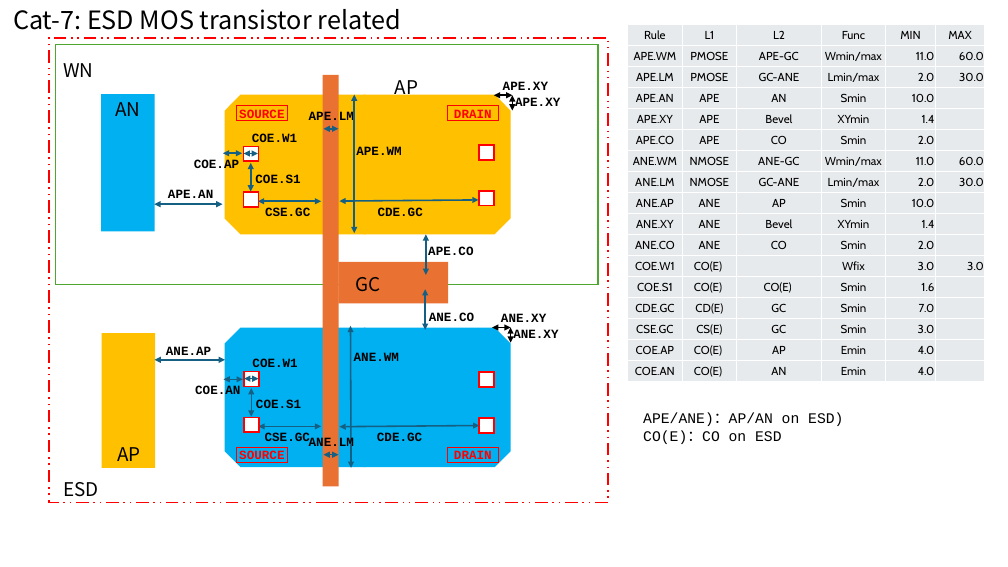
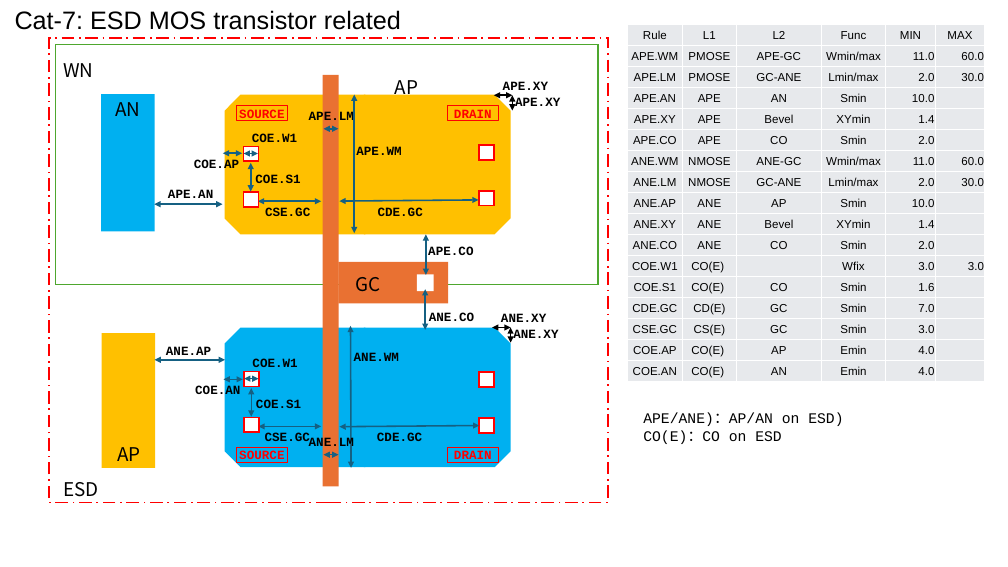
Before and after one commit to d-m-bailey/TR-1um, a slide deck: slide 9 of Document/TR-1um_DRC_summary.pptx. Drawn at 1008x567 pixels with LibreOffice and Linux fonts; fonts in the diff are those of the drawing; background and template pictures are left out. Boxes give left, top, right and bottom in pixels: in the first picture for what was removed or moved away, otherwise in the second. Text is boxed around its words. In the diff, an @@ line names an element or a change of style, - is before the commit and + after.

```diff
--- a/Document/TR-1um_DRC_summary.pptx
+++ b/Document/TR-1um_DRC_summary.pptx
@@ text "Cat-7: ESD MOS transistor related" at bbox=[15, 10, 401, 30]: font Noto Sans CJK JP to Arial @@
@@ table at bbox=[628, 25, 984, 382] @@
-row 13, column 3: CO(E)
+row 13, column 3: CO
@@ fill #E8EAED to #E7E9EC in 102 cells @@
@@ font Cabin to Arial @@
@@ rectangle added at bbox=[417, 274, 433, 291], fill #FFFFFF @@
```
Also in this commit, not shown: 13 other slides changed, 7 other files.
